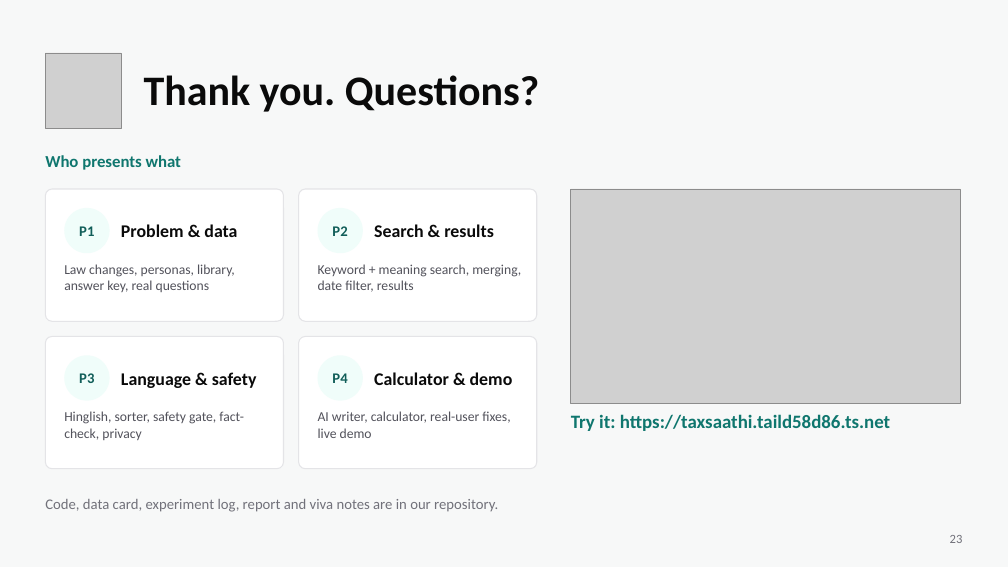
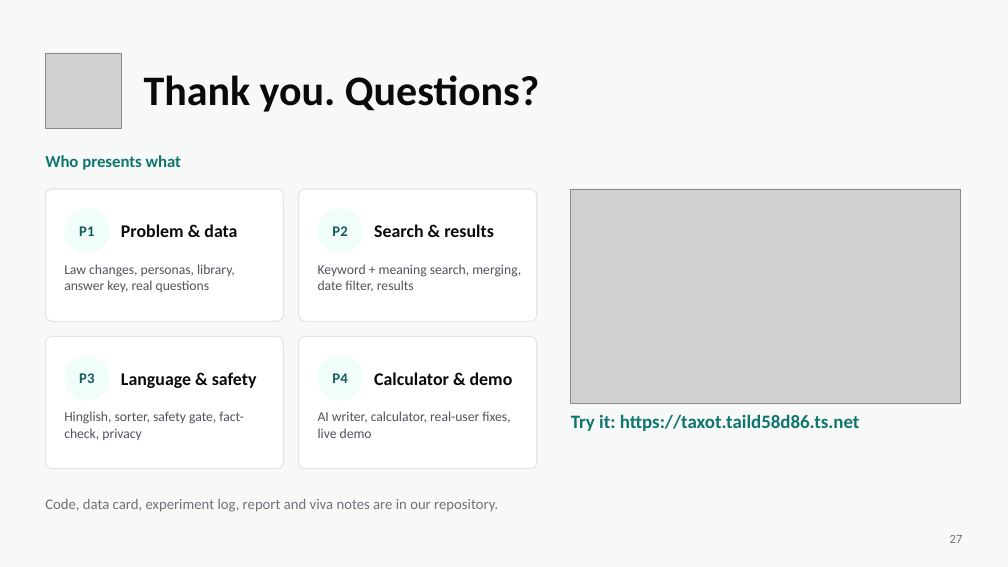
Before and after one commit to HulkInTherapy/taxsaathi, a slide deck: slide 27 of presentation/Taxot.pptx (slide 23 before the commit). Drawn at 1008x567 pixels with LibreOffice and Linux fonts; fonts in the diff are those of the drawing; grey boxes stand for pictures. Boxes give left, top, right and bottom in pixels: in the first picture for what was removed or moved away, otherwise in the second. Text is boxed around its words. In the diff, an @@ line names an element or a change of style, - is before the commit and + after.

```diff
--- a/presentation/Taxot.pptx
+++ b/presentation/Taxot.pptx
@@ text at [571,414,860,431]: text changed @@
-Try it: https://taxsaathi.taild58d86.ts.net
+Try it: https://taxot.taild58d86.ts.net
@@ text at [950,535,963,543]: text changed @@
-23
+27
```
Also in this commit, not shown: 22 other slides changed, 4 slides added, 10 other files.
